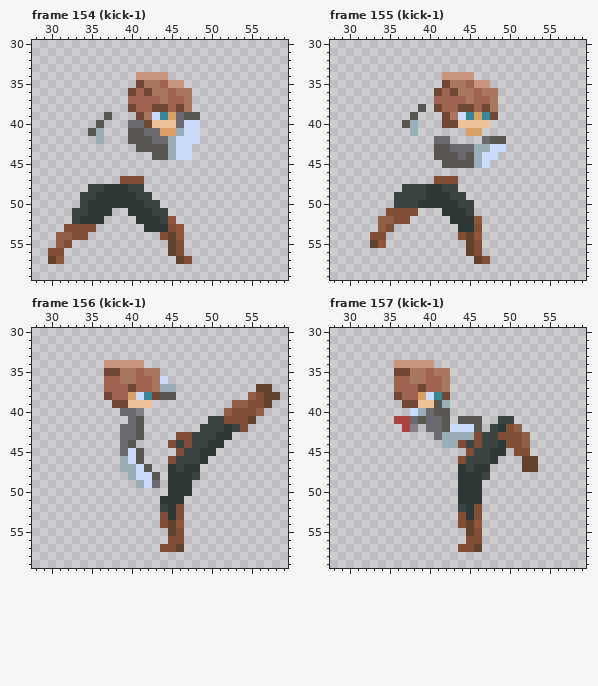
A pixel-art file gets an edit: fight-right-assets/Aseprite/Ben.aseprite. The picture above is the old version.
80x80 pixels, 187 frames. Shown: frame 154 (kick-1): x 28..59, y 30..59; frame 155 (kick-1): x 28..59, y 30..59; frame 156 (kick-1): x 28..59, y 30..59; frame 157 (kick-1): x 28..59, y 30..59. The commit also changed other frames, which this record leaves out.
After the commit:
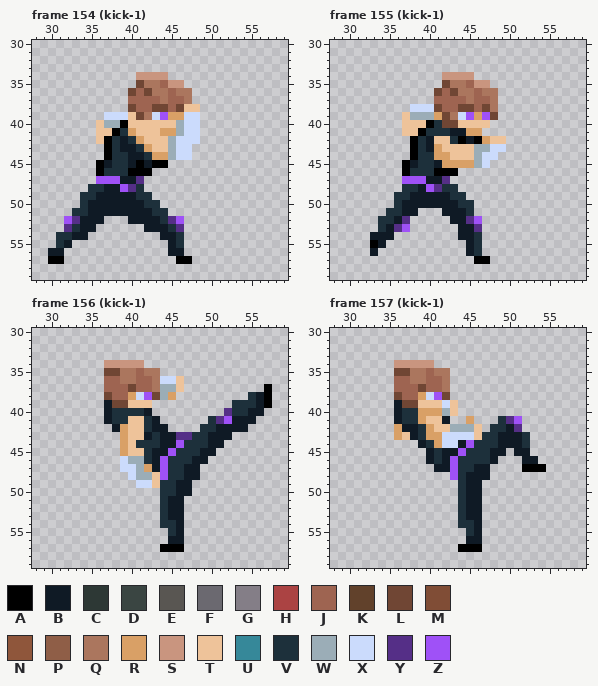
Palette (. is transparent): A #000000  B #0f1a25  C #2d3835  D #3a4542  E #595652  F #6b6970  G #847e87  H #ab4343  J #9e6451  K #61412b  L #704634  M #804d36  N #8f563b  P #8f5e47  Q #ab765e  R #d9a066  S #c9957f  T #eec39a  U #368899  V #1d303b  W #9badb7  X #cbdbfc  Y #552f87  Z #9f51f7
The author wrote: player kick animation implimentaion
Difference:
Changed rows in their new state; - is an unchanged pixel.
Frame 154 (kick-1):
first column x 30:
38 -----------------TT
39 -------XXXT---Z-RXX
40 ------TWWATTT---W--
41 -----.TTAVRTTT-----
42 ------TAVBVRTTT----
43 -------AVBBVRTT----
44 -------AVVBBVRR----
45 ------ABVVBABAA----
46 ------AVVVAAA------
47 ------ZZZBBY-------
48 -----VVBBZYV-------
49 ----VVBBBBBVV------
50 ----VBBBBBBBVV-----
51 ---VVBBBBBBBBVV----
52 --ZYBBB---BBBBVYZ--
53 --YVBB------BBBVY--
54 -VVBB---------BBV--
55 -VB------------BV--
56 BB-------------BB--
57 AA--------------AA-
Frame 155 (kick-1):
first column x 33:
38 -----XXX---------
39 ----TWWWR---Z-Z--
40 ----TTTAV--------
41 ----TTAVVVBB-----
42 -----AVBTTVABARTT
43 -----AVBRTTTT----
44 -----AVVRRTTT----
45 ----ABVVBRRRR----
46 ----AVVVAAA------
47 ----ZZZBBY.------
48 ----VVBZYVV------
49 ---VVBBBBBVV-----
50 ---VBBBBBBBVV----
51 --VVBB---BBBV----
52 -VVBY-----BBYZ---
53 -VBYZ------BBY---
54 BBB--------BBV---
55 AB----------BV---
56 B-----------BV---
57 -------------AA--
Frame 156 (kick-1):
first column x 37:
36 --------XT------------
37 ---------T---------.A-
38 -----Z-WR---------VBA.
39 B---------------VVVBA-
40 BVVVVB---------YVVBB--
41 BVVTTVB------VYZBBB---
42 -BRTTVBB----VVBBBB----
43 --RTTBVBBYYVVBBB------
44 --RTVVVBBZVVVBB-------
45 --RTTVBBZVVVBB--------
46 --XWWVBZVVVBB---------
47 --XXWRBZVVBB----------
48 ---XWWTZVVBB----------
49 ----X-TVVBB-----------
50 -------VVBB-----------
51 -------VBB------------
52 -------VBB------------
53 -------VBB------------
54 -------VVB------------
55 --------VB------------
56 --------BB------------
57 -------AAA------------
Frame 157 (kick-1):
first column x 36:
38 -----Z-------------
39 B----TXT-----------
40 BVVRRRWT-----------
41 BVVRTTB-.R.--VYZ---
42 RBBVRTTWWWT-VVBY---
43 RTBVRRXXXXTVVBBBV--
44 ---BVRXXBZVVVBBBV--
45 ----BVBBZVVVBB-BB--
46 ----BVBZVVVVB---BB-
47 -----BBZVVBB----AAA
48 -------ZVBBB-------
49 --------VBB--------
50 --------VBB--------
51 --------VBB--------
52 --------VBB--------
53 --------VBB--------
54 --------VVB--------
55 ---------VB--------
56 ---------BB--------
57 --------AAA--------
Where, in picture pixels (left, top, right, bottom), the same in both pictures:
changed: (48, 104, 200, 264)
changed: (370, 104, 506, 264)
changed: (104, 376, 280, 552)
changed: (394, 392, 546, 552)
